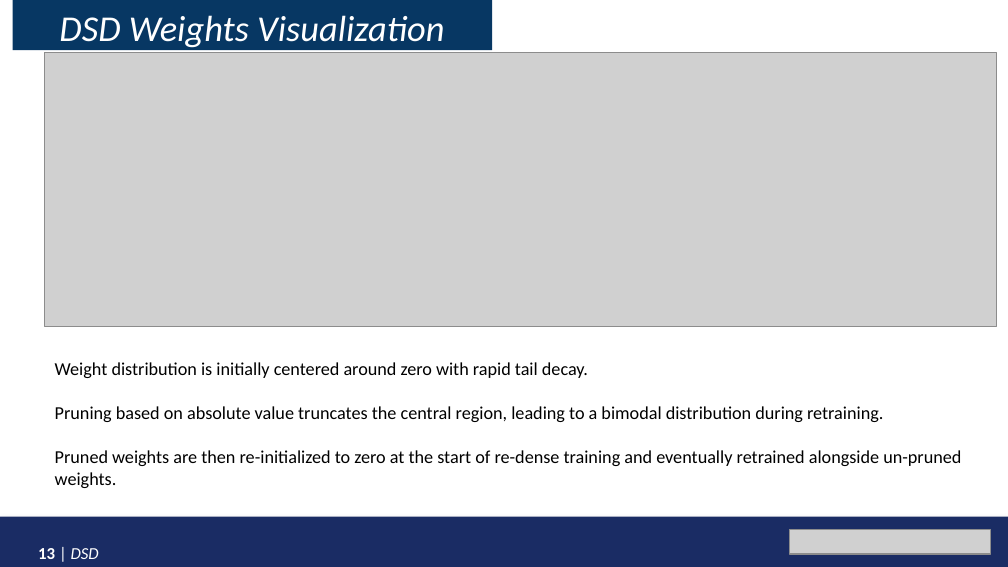
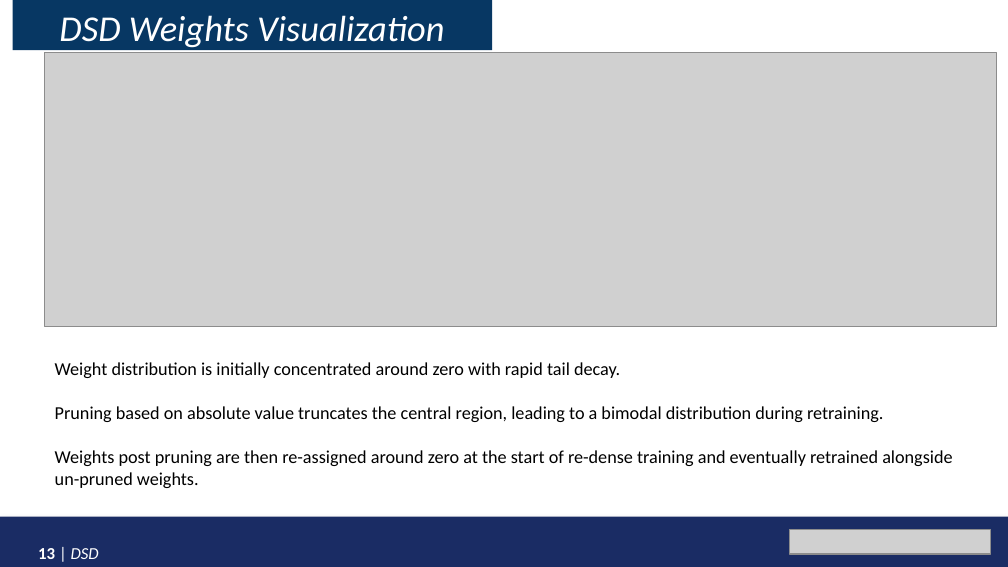
Before and after one commit to Apurva3509/SqueezeNet_HAD, a slide deck: slide 13 of EECS6699_ SqueezeNet.pptx. Drawn at 1008x567 pixels with LibreOffice and Linux fonts; fonts in the diff are those of the drawing; grey boxes stand for pictures. Boxes give left, top, right and bottom in pixels: in the first picture for what was removed or moved away, otherwise in the second. Text is boxed around its words. In the diff, an @@ line names an element or a change of style, - is before the commit and + after.

Commit message:
Added post plagiarism work

```diff
--- a/EECS6699_ SqueezeNet.pptx
+++ b/EECS6699_ SqueezeNet.pptx
@@ text at (55, 362, 620, 378): text changed @@
-Weight distribution is initially centered around zero with rapid tail decay.
+Weight distribution is initially concentrated around zero with rapid tail decay.
@@ text at (55, 450, 952, 488): text changed @@
-Pruned weights are then re-initialized to zero at the start of re-dense training and eventually retrained alongside un-pruned weights.
+Weights post pruning are then re-assigned around zero at the start of re-dense training and eventually retrained alongside un-pruned weights.
```
Also in this commit, not shown: 6 other slides changed, 3 other files.
